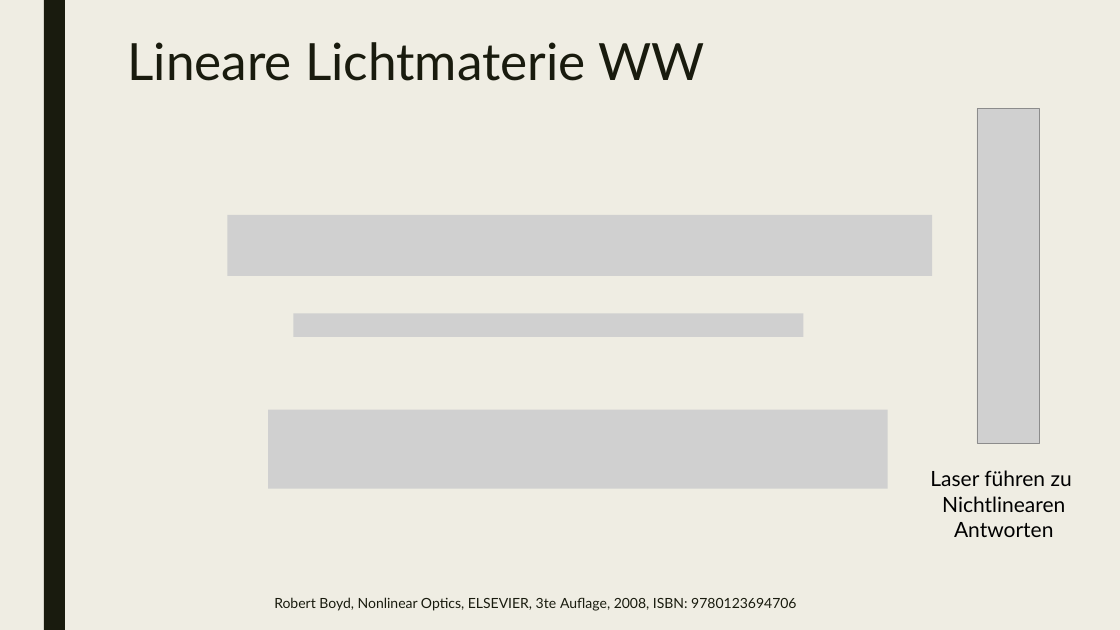
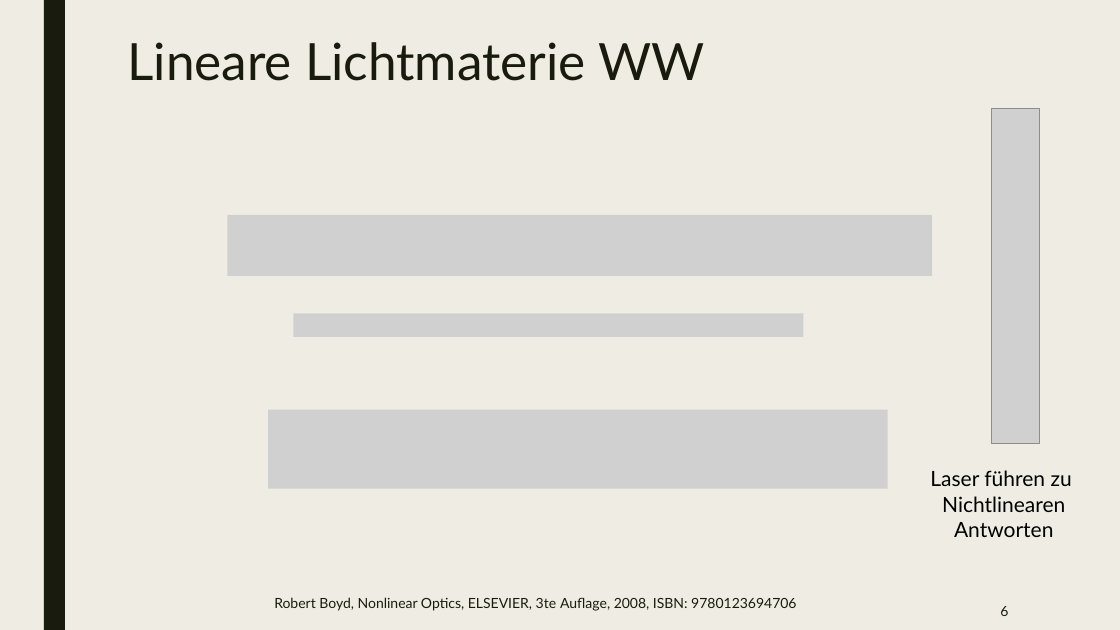
Before and after one commit to beckstev/presentations, a slide deck: slide 6 of nonlinear_optics/non_linear_optics.pptx. Drawn at 1120x630 pixels with LibreOffice and Linux fonts; fonts in the diff are those of the drawing; grey boxes stand for pictures. Boxes give left, top, right and bottom in pixels: in the first picture for what was removed or moved away, otherwise in the second. Text is boxed around its words. In the diff, an @@ line names an element or a change of style, - is before the commit and + after.

```diff
--- a/nonlinear_optics/non_linear_optics.pptx
+++ b/nonlinear_optics/non_linear_optics.pptx
@@ picture: place and size @@
-picture at (977, 109, 1039, 444)
+picture at (991, 109, 1039, 444)
@@ page number added at (1000, 606, 1008, 616), 12 pt, text #191B0E @@
+6
```
Also in this commit, not shown: 6 other slides changed, 21 slides added, 3 slides removed.
